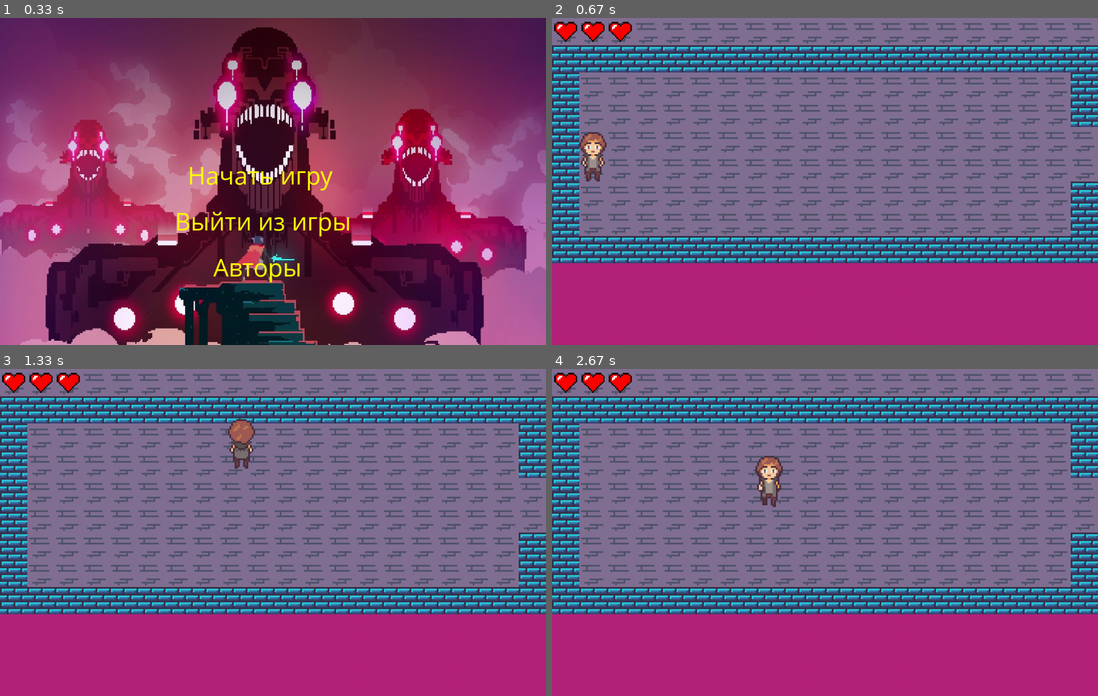
Above: before the commit, frames 1-4 (two rows, left to right).
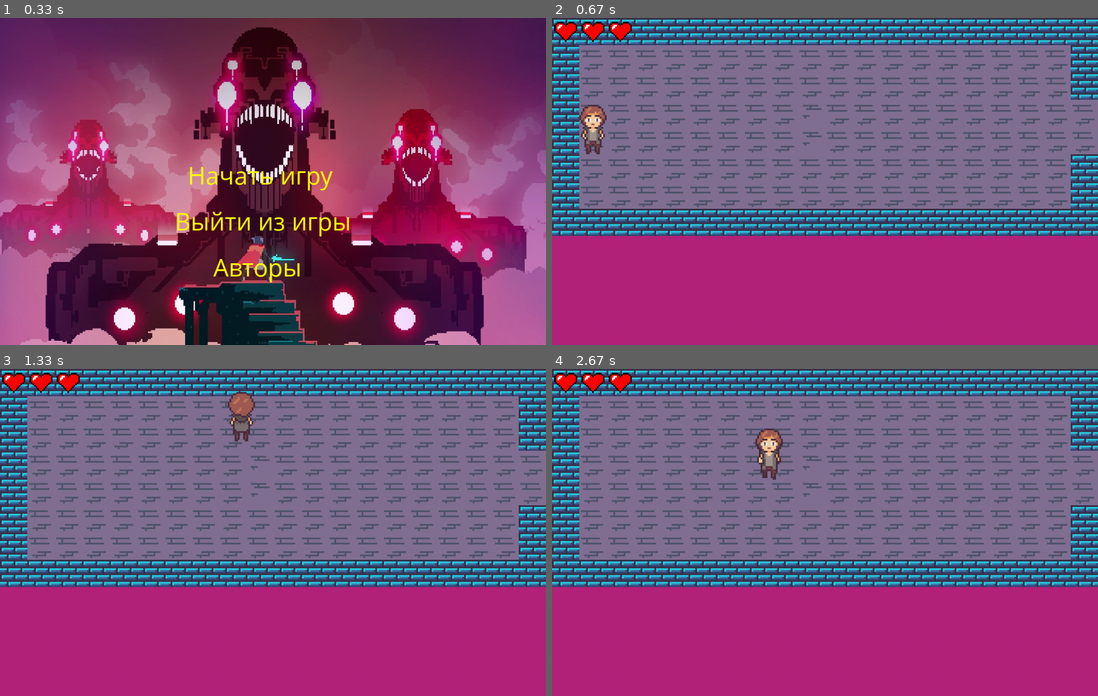
Above: after the commit, the same moments.

Repository: KakeinNoriaki/pygame_project
Game: pygame game, started from main.py
The game is run twice, just before and just after one commit, with the same random seed, the same clock (stepped at 60 frames per second) and the same inputs.
Inputs (mouse positions are in pixels of both pictures, inside the frame that each line leads up to):
- Up to frame 1 (0.33 s): no input
- Up to frame 2 (0.67 s): click (803, 171) at 0.38 s
- Up to frame 3 (1.33 s): hold D 0.67-1.13 s; hold W from 1.17 s (still down)
- Up to frame 4 (2.67 s): release W at 1.47 s; hold D 1.5-1.97 s; hold A 2-2.53 s; hold S from 2.57 s (still down)

Frame 1 is identical in both runs. In frame 2, 32% of the frame differs, in the area x 0-100%, y 0-75%; in frame 3, 31%; in frame 4, 32%.

Commit message:
Дабавил новые ловушки

Diff:
--- a/main.py
+++ b/main.py
@@ -76,7 +76,17 @@
                                 tiles_group.sprites()[139].image = tile_images['door_out']
                                 tiles_group.update()
                                 tiles_group.draw(screen)
-                                #  TODO фейковый пол
+
+                    if coll.image == tile_images['fake_floor']:
+                        if self.rect.collidepoint(coll.rect.center):
+                            coll.image = tile_images['spike']
+                            self.get_out_of_the_wall_or_trap_2(coll.rect.x, coll.rect.y)
+
+                    if coll.image == tile_images['arrow_trap']:
+                        if self.rect.collidepoint(coll.rect.center):
+                            pass
+
+
         else:
             game_over()
 
@@ -153,6 +163,12 @@
             elif room[y][x] == 'P':
                 Tile('plate_off', x, y)
 
+            elif room[y][x] == 'F':
+                Tile('fake_floor', x, y)
+
+            elif room[y][x] == 'A':
+                Tile('arrow_trap', x, y)
+
     return new_player, x, y
 
 
@@ -297,7 +313,9 @@
     'door_out': load_image("assets/rooms/room_tiles_1/floor_tile.png"),
     'door_in': load_image("assets/rooms/room_tiles_1/floor_tile_2.png"),
     'plate_on': load_image("assets/rooms/room_tiles_1/plate_on.png"),
-    'plate_off': load_image("assets/rooms/room_tiles_1/plate_off.png")
+    'plate_off': load_image("assets/rooms/room_tiles_1/plate_off.png"),
+    'fake_floor': load_image("assets/rooms/room_tiles_1/fake_floor.png"),
+    'arrow_trap': load_image("assets/rooms/room_tiles_1/arrow_trap.png")
 }
 
 pygame.init()
--- a/map_1.txt
+++ b/map_1.txt
@@ -1,9 +1,8 @@
-
 ####################
 #..................#
 #..................#
-#..................E
-#@.................E
+#........A.........E
+#@.......A.........E
 #..................#
 #..................#
 ####################
--- a/map_3.txt
+++ b/map_3.txt
@@ -1,12 +1,12 @@
 ####################
-#..................#
-#.P..............P.#
-#..................#
-W@.................#
-W..................#
-#..................#
-#..................#
-#..................#
-#.P..............P.#
-#..................#
+#..F....FFFFFFFFFFF#
+#.PF......FF.....PF#
+#..F.FF...FF......F#
+W@.F.F.F..FF..F....#
+W..F.F....FF..F....#
+#..F.F....FF..F....#
+#..F.F....FF..F....#
+#..F.F....FF..F...F#
+#.P..F...........PF#
+#....F............F#
 ####################
Binary file added: assets/items/аrrow.png
Binary file added: assets/rooms/room_tiles_1/arrow_trap.png
Binary file added: assets/rooms/room_tiles_1/fake_floor.png
